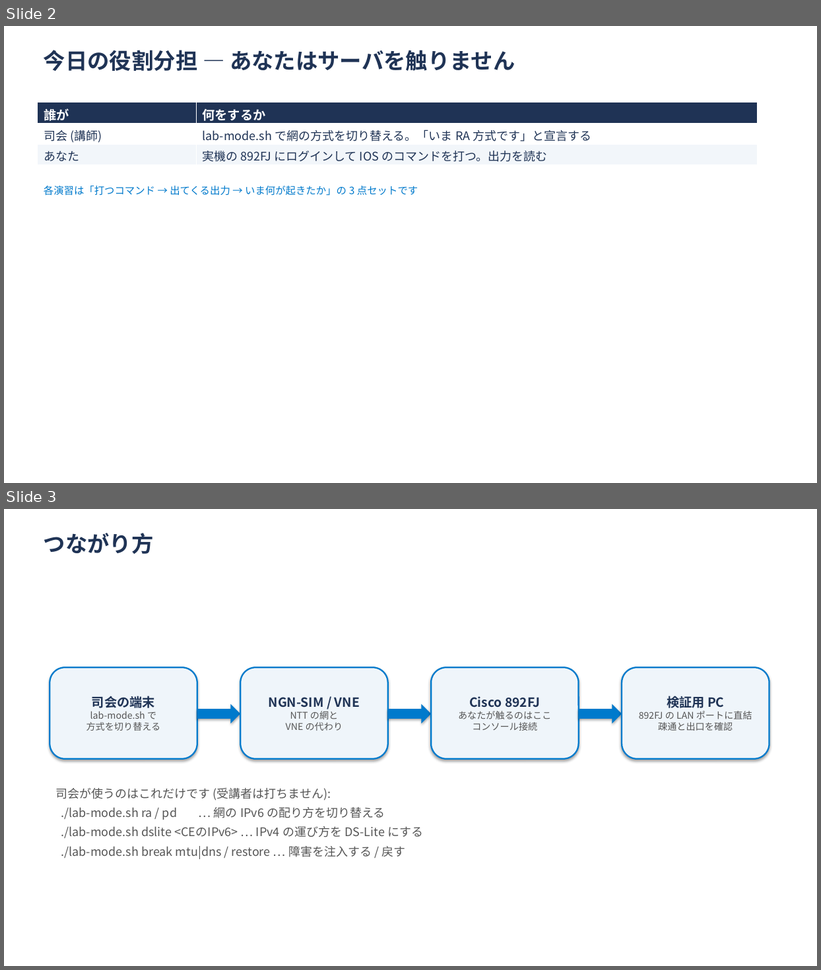
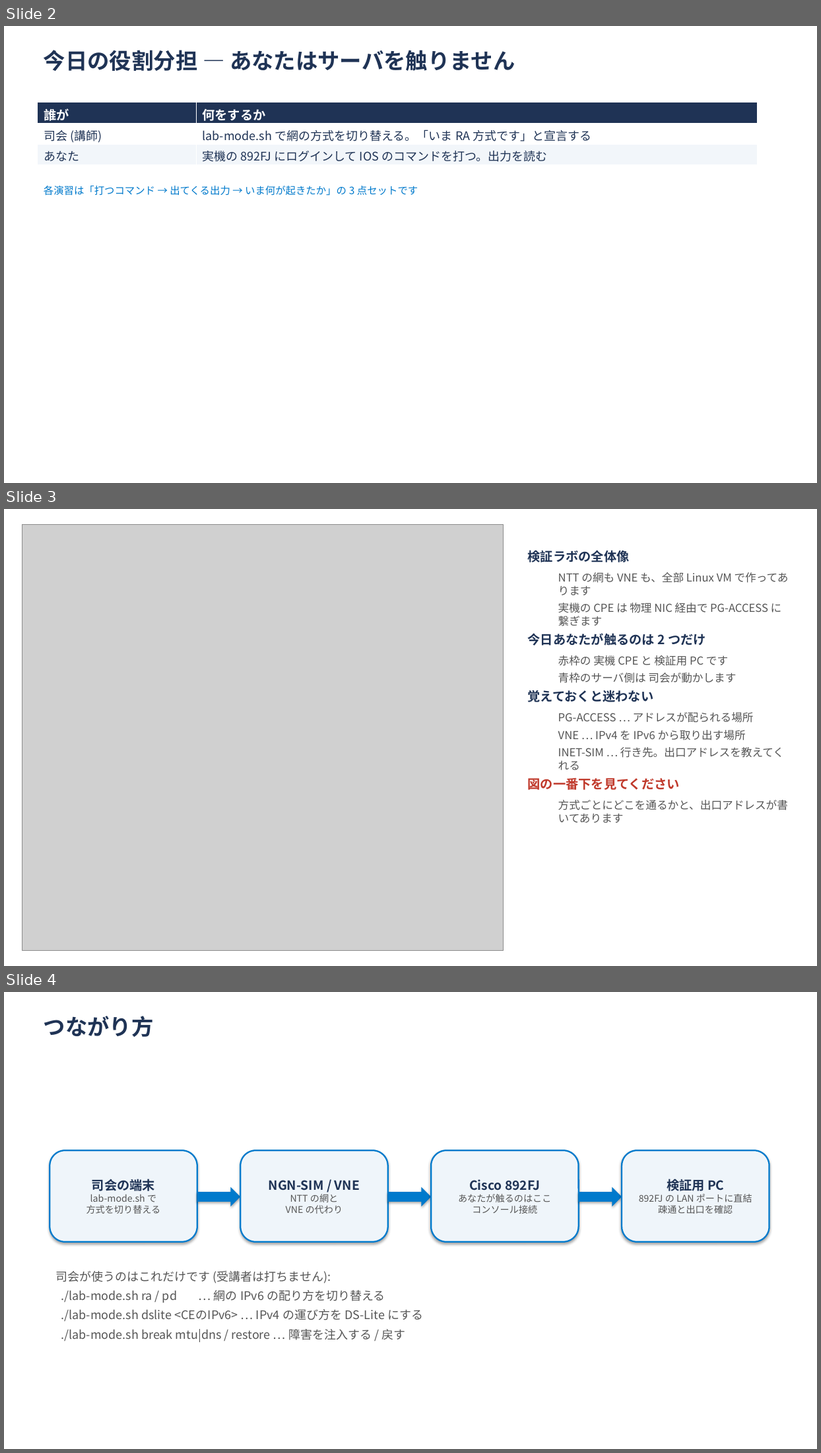
Before and after one commit to ginchankawaii/claude-code-book-template, a slide deck: docs/ipoe-lab/slides/handson.pptx. Shown one above the other, each under a label of ours: slides 2 and 3 before the commit, slides 2, 3 and 4 after it. The pictures are 821x970 and 821x1453 pixels, drawn with LibreOffice and Linux fonts; fonts in the diff are those of the drawing; grey boxes stand for pictures. Boxes give left, top, right and bottom in pixels: in the first picture for what was removed or moved away, otherwise in the second. Text is boxed around its words. In the diff, an @@ line names an element or a change of style, - is before the commit and + after.

```diff
--- a/docs/ipoe-lab/slides/handson.pptx
+++ b/docs/ipoe-lab/slides/handson.pptx
@@ slide 3 added at <box>4,509,817,966</box>, background #FFFFFF @@
@@ picture added at <box>22,524,504,951</box> @@
@@ text added at <box>528,550,789,823</box>, 13 pt, text #555555 @@
+検証ラボの全体像
+  NTT の網も VNE も、全部 Linux VM で作ってあります
+  実機の CPE は 物理 NIC 経由で PG-ACCESS に繋ぎます
+今日あなたが触るのは 2 つだけ
+  赤枠の 実機 CPE と 検証用 PC です
+  青枠のサーバ側は 司会が動かします
+覚えておくと迷わない
+  PG-ACCESS … アドレスが配られる場所
+  VNE … IPv4 を IPv6 から取り出す場所
+  INET-SIM … 行き先。出口アドレスを教えてくれる
+図の一番下を見てください
+  方式ごとにどこを通るかと、出口アドレスが書いてあります
@@ what was slide 3 is now slide 4 @@
```
Also in this commit, not shown: 13 other files.
